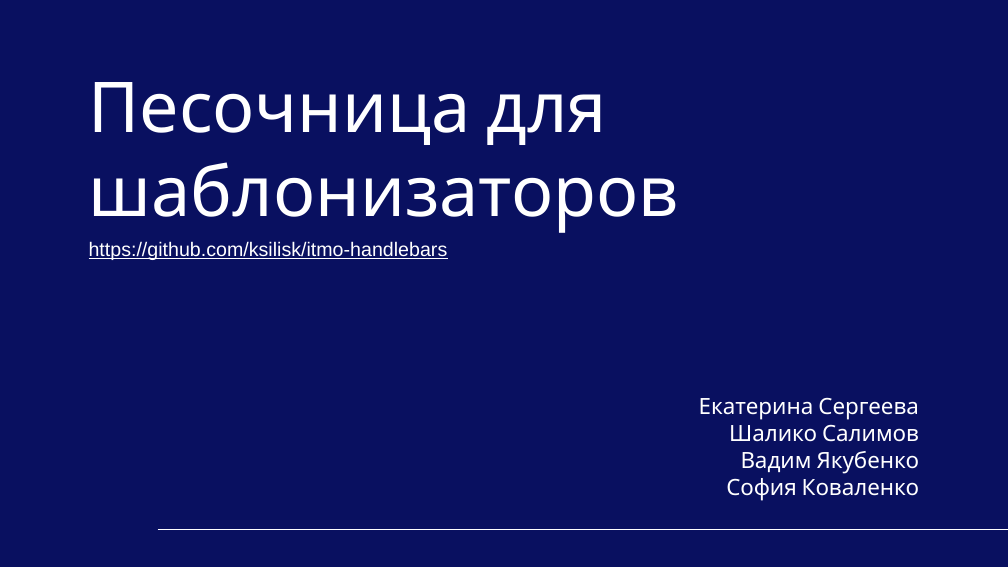
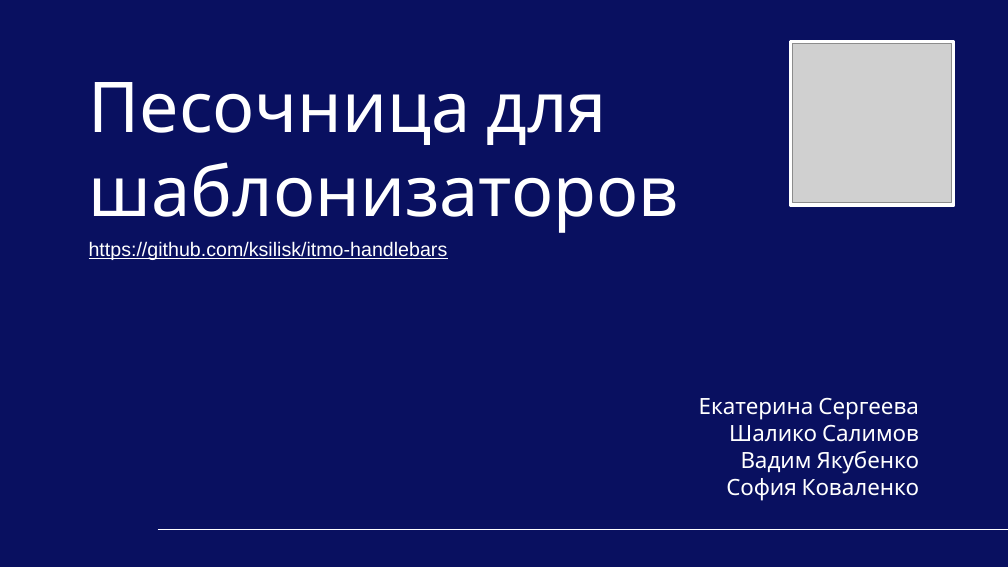
Before and after one commit to Soffia-k/itmo-handlebars, a slide deck: slide 1 of presentation/handlebars-codex-analysis.pptx. Drawn at 1008x567 pixels with LibreOffice and Linux fonts; fonts in the diff are those of the drawing; grey boxes stand for pictures; background and template pictures are left out. Boxes give left, top, right and bottom in pixels: in the first picture for what was removed or moved away, otherwise in the second. Text is boxed around its words. In the diff, an @@ line names an element or a change of style, - is before the commit and + after.

Commit message:
tiny changes

```diff
--- a/presentation/handlebars-codex-analysis.pptx
+++ b/presentation/handlebars-codex-analysis.pptx
@@ rectangle added at [790, 41, 954, 206], fill #FFFFFF, outline #FFFFFF 2 pt @@
@@ picture added at [792, 43, 952, 203] @@
```
